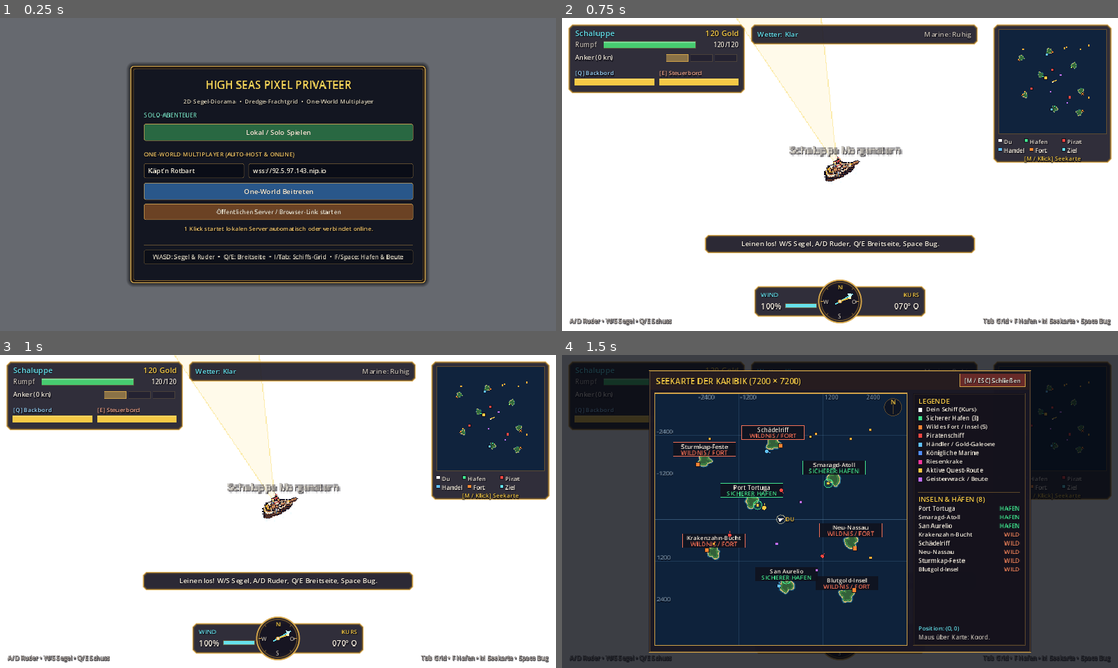
Above: before the commit, frames 1-4 (two rows, left to right).
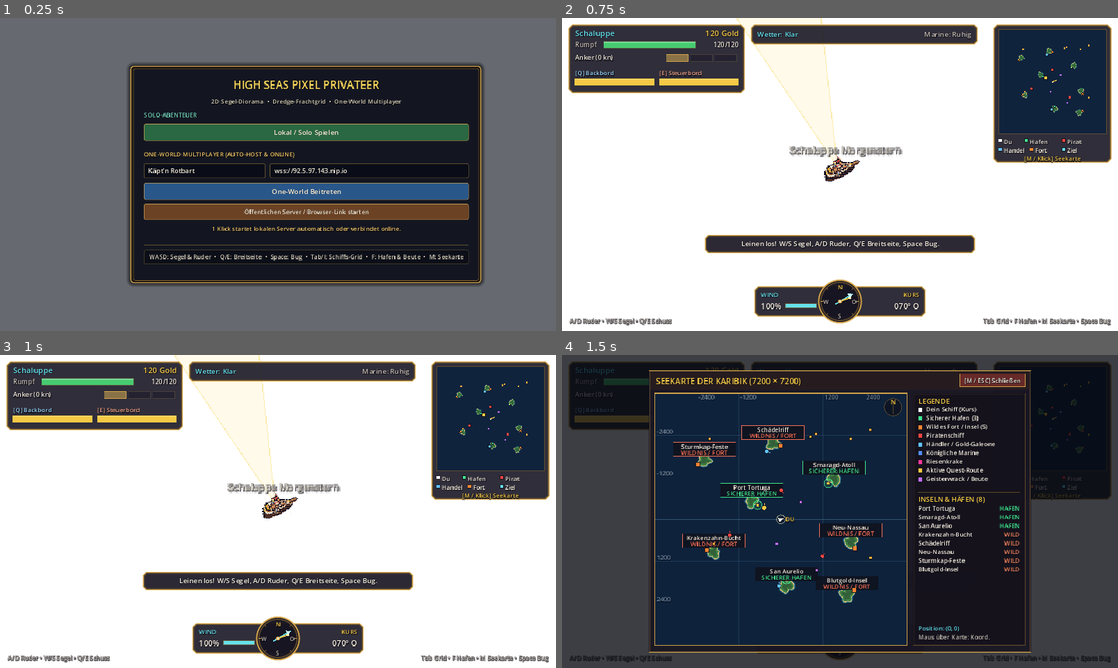
Above: after the commit, the same moments.

Repository: gandidast/high-seas-privateer
Game: Godot game, scene res://main.tscn
Two runs of this game, one before a commit and one after it. Both use one fixed random seed, a clock stepped at 60 frames per second and the inputs below.
Inputs (mouse positions are in pixels of both pictures, inside the frame that each line leads up to):
- Up to frame 1 (0.25 s): no input
- Up to frame 2 (0.75 s): click "Lokal / Solo Spielen" at 0.5 s
- Up to frame 3 (1 s): no input
- Up to frame 4 (1.5 s): tap Enter at 1.25 s; drag from (1051, 430) to (895, 442) at 1.27 s

The runs differ from the first frame. In frame 1, 10% of the frame differs, in the area x 26-87%, y 14-86%; in frame 2, nothing differs; in frame 3, nothing differs; in frame 4, nothing differs.

Commit message:
Fix WorldMapOverlay preload, owned-ship switch HP ratio, MP quest ID signals, and StartMenuUI legend

Diff:
--- a/ui/harbor_ui.gd
+++ b/ui/harbor_ui.gd
@@ -21,6 +21,7 @@
 
 var _last_shop_island_idx: int = -1
 var _shop_just_refreshed: bool = false
+var _bound_network_manager: Node = null
 var _active_left_tab: String = "shop"
 var _rng: RandomNumberGenerator = RandomNumberGenerator.new()
 var _shop_panel: HarborShopPanel = HarborShopPanel.new()
@@ -68,6 +69,32 @@
 		nm.call("send_harbor_ui_state", is_open)
 
 
+func _ensure_network_quest_signals() -> void:
+	var nm: Node = _get_network_manager()
+	if nm == null or nm == _bound_network_manager:
+		return
+	_bound_network_manager = nm
+	if nm.has_signal("bounty_spawned") and not nm.is_connected("bounty_spawned", Callable(self, "_on_network_bounty_spawned")):
+		nm.connect("bounty_spawned", Callable(self, "_on_network_bounty_spawned"))
+	if nm.has_signal("salvage_spawned") and not nm.is_connected("salvage_spawned", Callable(self, "_on_network_salvage_spawned")):
+		nm.connect("salvage_spawned", Callable(self, "_on_network_salvage_spawned"))
+
+
+func _on_network_bounty_spawned(quest_id: String, ship_id: int) -> void:
+	for q in active_quests:
+		if q.id == quest_id:
+			q.target_ship_id = ship_id
+			return
+
+
+func _on_network_salvage_spawned(quest_id: String, drop_id: int, world_pos: Vector2) -> void:
+	for q in active_quests:
+		if q.id == quest_id:
+			q.target_drop_id = drop_id
+			q.target_pos = world_pos
+			return
+
+
 func _ready() -> void:
 	_rng.randomize()
 	_tab_active_style = UIThemeHelper.make_box_style(Color(0.28, 0.22, 0.16), UIThemeHelper.COL_GOLD, 3, 1, 5)
@@ -79,6 +106,7 @@
 	visible = false
 	_build_ui()
 	_connect_signals()
+	_ensure_network_quest_signals()
 
 
 func setup(
@@ -97,6 +125,7 @@
 	current_gold = p_starting_gold
 	owned_ship_tiers = { Contracts.ShipClass.SLOOP: true }
 	owned_ship_tiers[_get_player_hull_tier()] = true
+	_ensure_network_quest_signals()
 	_refresh_ui()
 
 
@@ -562,7 +591,11 @@
 		var new_stats: Contracts.ShipStats = player_grid.call("compile_stats")
 		if player_ship != null and player_ship.has_method("apply_stats"):
 			player_ship.call("apply_stats", new_stats)
-			player_ship.set("hp", new_stats.max_hp)
+			if not is_owned:
+				player_ship.set("hp", new_stats.max_hp)
+				var nm: Node = _get_network_manager()
+				if nm != null and int(nm.get("current_mode")) == NetworkManager.Mode.CLIENT and nm.has_method("send_ship_repair"):
+					nm.call("send_ship_repair", new_stats.max_hp)
 
 	var moved_to_stash: int = 0
 	if player_grid != null and player_grid.get("stash_items") is Array:
@@ -600,18 +633,24 @@
 func _accept_quest(q: Contracts.QuestData) -> void:
 	if _is_quest_active(q.id):
 		return
+	_ensure_network_quest_signals()
+	var nm: Node = _get_network_manager()
+	var is_client: bool = (nm != null and int(nm.get("current_mode")) == NetworkManager.Mode.CLIENT)
 	var boss_tier: int = int(q.get_meta("boss_hull_tier", Contracts.ShipClass.BRIGANTINE))
 	if q.quest_type == Contracts.QuestType.BOUNTY:
-		var nm: Node = _get_network_manager()
-		if nm != null and int(nm.get("current_mode")) == NetworkManager.Mode.CLIENT:
+		if is_client:
 			if nm.has_method("send_bounty_quest_request"):
-				nm.call("send_bounty_quest_request", q.target_pos, q.cargo_item_id, boss_tier)
+				nm.call("send_bounty_quest_request", q.target_pos, q.cargo_item_id, boss_tier, q.id)
 		elif ai_director_ref != null:
 			q.target_ship_id = ai_director_ref.spawn_ai_ship(Contracts.ShipFaction.PIRATE, q.target_pos, true, q.cargo_item_id, boss_tier)
-	elif q.quest_type == Contracts.QuestType.SALVAGE and loot_system_ref != null:
-		var drop: Contracts.LootDropData = loot_system_ref.spawn_salvage_target(q.target_pos, q.id)
-		q.target_drop_id = drop.drop_id
-		q.target_pos = drop.world_pos
+	elif q.quest_type == Contracts.QuestType.SALVAGE:
+		if is_client:
+			if nm.has_method("send_salvage_quest_request"):
+				nm.call("send_salvage_quest_request", q.target_pos, q.id)
+		elif loot_system_ref != null:
+			var drop: Contracts.LootDropData = loot_system_ref.spawn_salvage_target(q.target_pos, q.id)
+			q.target_drop_id = drop.drop_id
+			q.target_pos = drop.world_pos
 
 	active_quests.append(q)
 	var bus := _bus()
--- a/ui/hud_overlay.gd
+++ b/ui/hud_overlay.gd
@@ -6,6 +6,8 @@
 ## - Top-right: Chart-style MinimapRenderer (click or [M] opens fullscreen WorldMapOverlay).
 ## - Bottom-center: Brass Compass & Windrose medallion with wind strength & heading readout.
 
+const WorldMapOverlayScript := preload("res://ui/world_map_overlay.gd")
+
 const DEFAULT_VIEWPORT_W: float = 1280.0
 const DEFAULT_VIEWPORT_H: float = 720.0
 const COMPASS_RADIUS: float = 44.0
@@ -41,7 +43,7 @@
 var _death_countdown: float = 0.0
 
 var _minimap: MinimapRenderer = null
-var _world_map: WorldMapOverlay = null
+var _world_map: WorldMapOverlayScript = null
 var _labels: HudLabelsView = HudLabelsView.new()
 var _hud_dirty: bool = true
 var _minimap_dirty: bool = true
@@ -82,7 +84,7 @@
 
 	_labels.build(self)
 
-	_world_map = WorldMapOverlay.new()
+	_world_map = WorldMapOverlayScript.new()
 	_world_map.name = "WorldMapOverlay"
 	add_child(_world_map)
 
--- a/ui/start_menu_ui.gd
+++ b/ui/start_menu_ui.gd
@@ -180,7 +180,7 @@
 	legend_style.content_margin_bottom = 6
 	legend_box.add_theme_stylebox_override("panel", legend_style)
 	vbox.add_child(legend_box)
-	legend_box.add_child(_make_label("WASD: Segel & Ruder  •  Q/E: Breitseite  •  I/Tab: Schiffs-Grid  •  F/Space: Hafen & Beute", 14, Color(0.84, 0.82, 0.75), HORIZONTAL_ALIGNMENT_CENTER))
+	legend_box.add_child(_make_label("WASD: Segel & Ruder  •  Q/E: Breitseite  •  Space: Bug  •  Tab/I: Schiffs-Grid  •  F: Hafen & Beute  •  M: Seekarte", 14, Color(0.84, 0.82, 0.75), HORIZONTAL_ALIGNMENT_CENTER))
 
 
 func _on_solo_btn_pressed() -> void:
